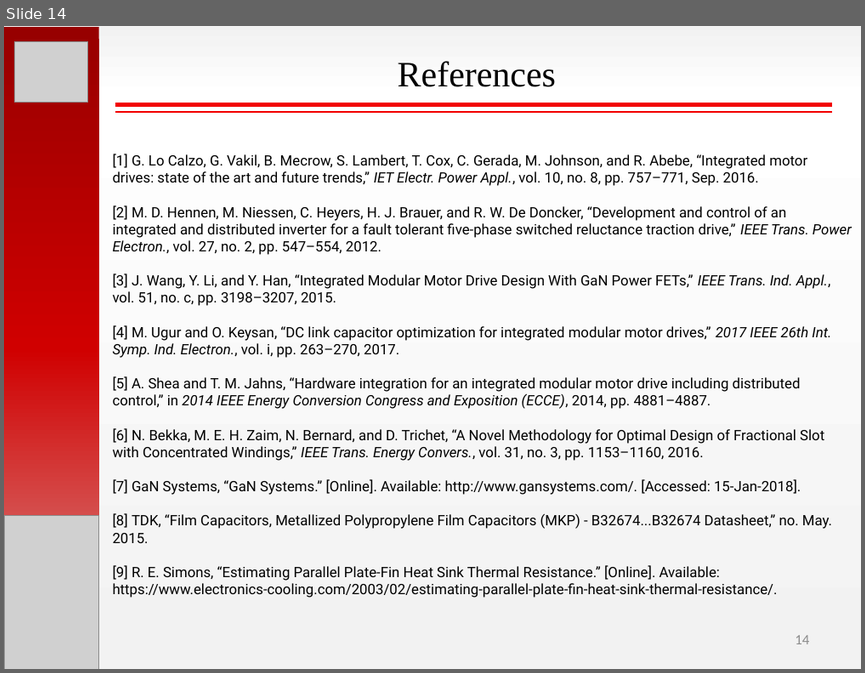
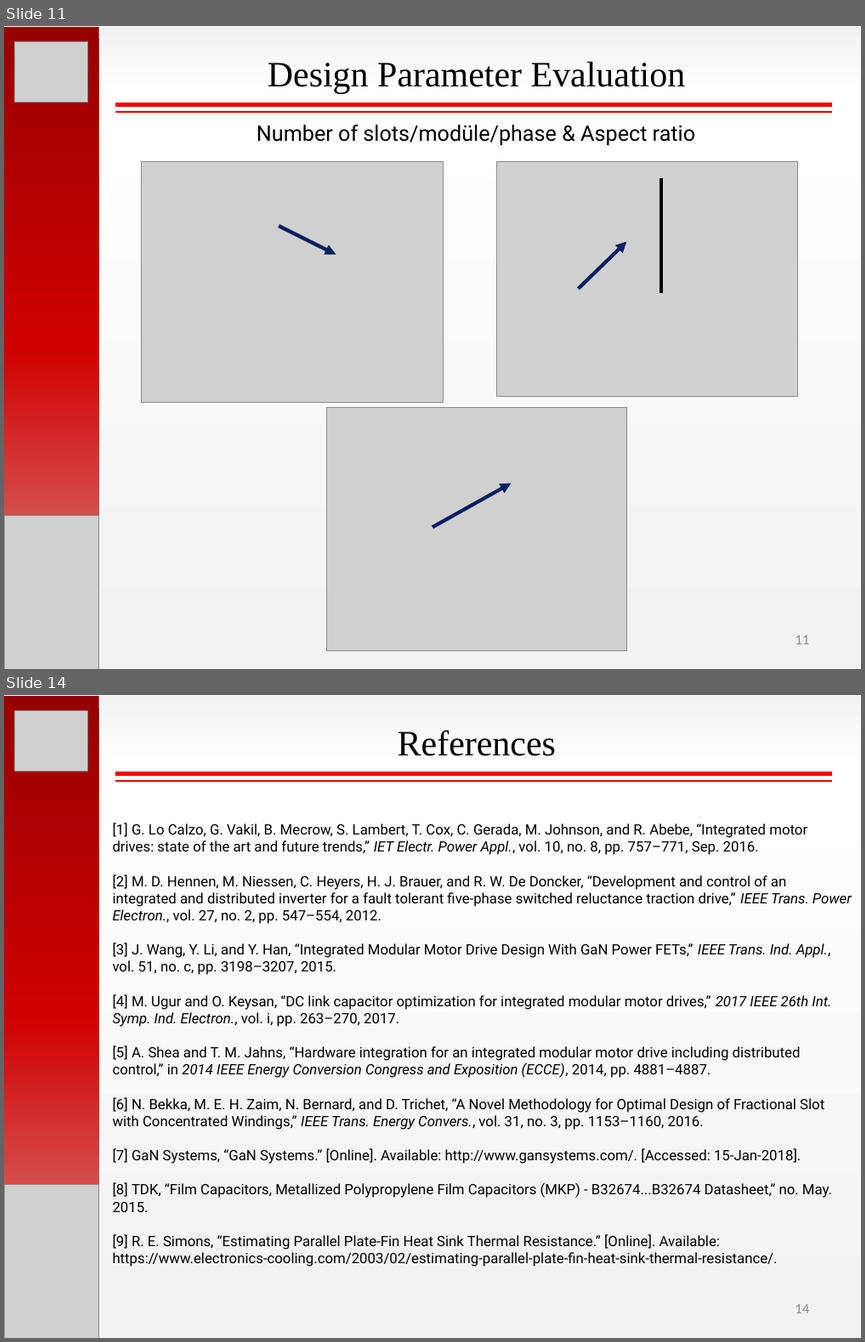
Before and after one commit to hakanpolat/IMMD, a slide deck: Paper/PEMD 2018/Presentation/PEMD2018_OralPres_Mesut_Uğur.pptx. Shown one above the other, each under a label of ours: slide 14 before the commit, slides 11 and 14 after it; the slides between them are not shown. The pictures are 865x673 and 865x1342 pixels, drawn with LibreOffice and Linux fonts; fonts in the diff are those of the drawing; grey boxes stand for pictures. Boxes give left, top, right and bottom in pixels: in the first picture for what was removed or moved away, otherwise in the second. Text is boxed around its words. In the diff, an @@ line names an element or a change of style, - is before the commit and + after.

```diff
--- a/Paper/PEMD 2018/Presentation/PEMD2018_OralPres_Mesut_Uğur.pptx
+++ b/Paper/PEMD 2018/Presentation/PEMD2018_OralPres_Mesut_Uğur.pptx
@@ slide 11 added at <box>4,26,861,669</box>, background gradient #F2F2F2 to #FFFFFF @@
@@ rectangle added at <box>4,27,99,669</box>, fill gradient #970000 to #D00000 to #D99694 @@
@@ picture added at <box>15,41,88,102</box> @@
@@ text added at <box>268,62,686,93</box>, 30 pt, text #000000 @@
+Design Parameter Evaluation
@@ line added from (115, 105) to (833, 105), #F20000 4 pt @@
@@ line added from (115, 112) to (833, 112), #F20000 1.5 pt @@
@@ text added at <box>256,125,695,145</box>, 18 pt, text #000000 @@
+Number of slots/modüle/phase & Aspect ratio
@@ picture added at <box>142,161,443,403</box> @@
@@ picture added at <box>497,161,797,396</box> @@
@@ line added from (661, 177) to (661, 293), #000000 3 pt @@
@@ arrow added from (279, 226) to (336, 255), #002060 3 pt @@
@@ arrow added from (578, 288) to (627, 242), #002060 3 pt @@
@@ picture added at <box>327,408,627,651</box> @@
@@ arrow added from (432, 528) to (511, 482), #002060 3 pt @@
@@ picture added at <box>4,516,98,669</box> @@
@@ page number added at <box>794,635,809,644</box>, 12 pt, text #8C8C8C @@
+11
```
Also in this commit, not shown: 7 slides changed, 5 other slides added, 6 slides removed, 16 other files.
